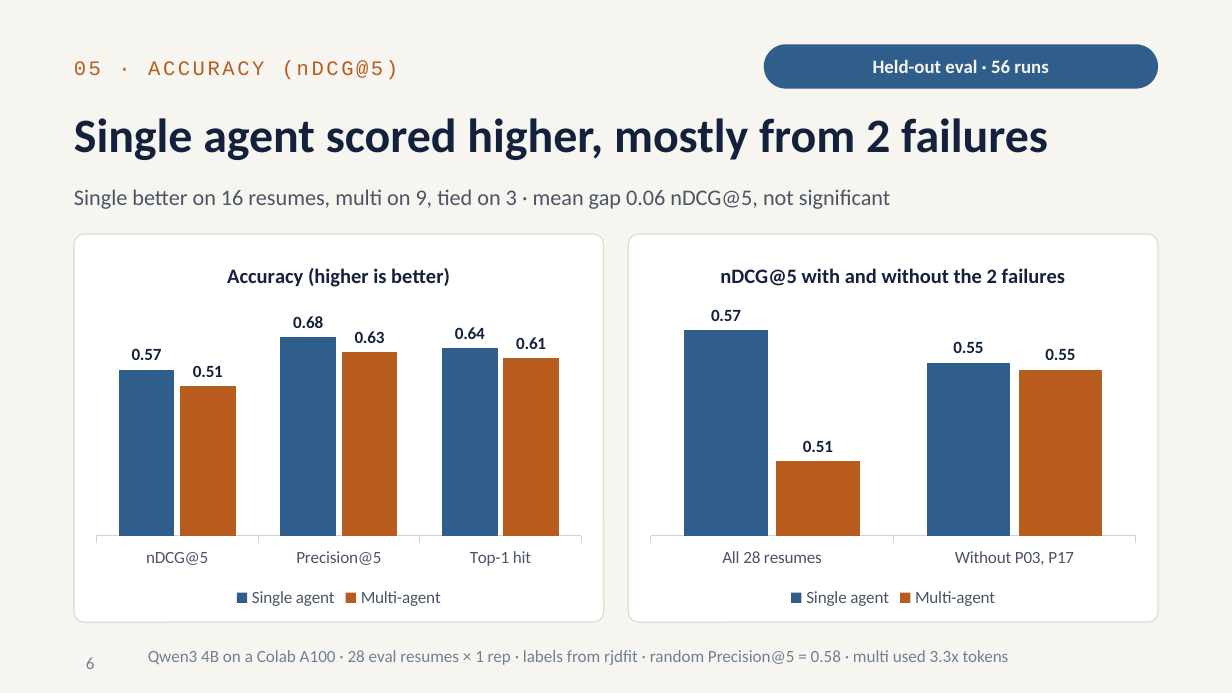
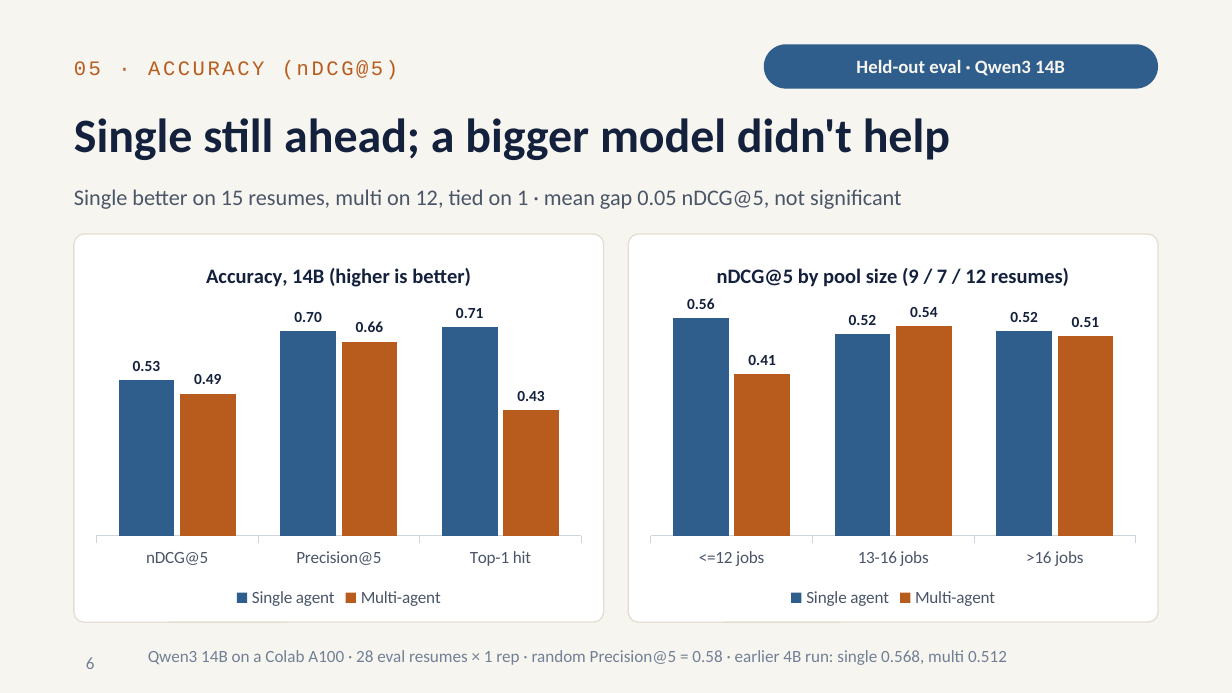
Before and after one commit to RitvikNeerattil/agentic_resume_matcher, a slide deck: slide 6 of progress_update_2026-10.pptx. Drawn at 1232x693 pixels with LibreOffice and Linux fonts; fonts in the diff are those of the drawing. Boxes give left, top, right and bottom in pixels: in the first picture for what was removed or moved away, otherwise in the second. Text is boxed around its words. In the diff, an @@ line names an element or a change of style, - is before the commit and + after.

Commit message:
Update README with evaluation results on rjdfit dataset; add new result summaries and manifest files for 4B and 14B models

```diff
--- a/progress_update_2026-10.pptx
+++ b/progress_update_2026-10.pptx
@@ text in rounded rectangle at bbox=[856, 60, 1065, 76]: text changed @@
-Held-out eval · 56 runs
+Held-out eval · Qwen3 14B
@@ title at bbox=[74, 118, 950, 160]: text changed @@
-Single agent scored higher, mostly from 2 failures
+Single still ahead; a bigger model didn't help
@@ text at bbox=[74, 189, 901, 209]: text changed @@
-Single better on 16 resumes, multi on 9, tied on 3 · mean gap 0.06 nDCG@5, not significant
+Single better on 15 resumes, multi on 12, tied on 1 · mean gap 0.05 nDCG@5, not significant
@@ column chart at bbox=[86, 244, 591, 612] @@
@@ title "Accuracy (higher is better)" to "Accuracy, 14B (higher is better)" @@
@@ Single agent, nDCG@5: 0.57 to 0.53 @@
@@ Single agent, Precision@5: 0.68 to 0.7 @@
@@ Single agent, Top-1 hit: 0.64 to 0.71 @@
@@ data labels of Single agent changed @@
@@ Multi-agent, nDCG@5: 0.51 to 0.49 @@
@@ Multi-agent, Precision@5: 0.63 to 0.66 @@
@@ Multi-agent, Top-1 hit: 0.61 to 0.43 @@
@@ data labels of Multi-agent changed @@
@@ column chart at bbox=[641, 244, 1146, 612] @@
@@ title "nDCG@5 with and without the 2 failures" to "nDCG@5 by pool size (9 / 7 / 12 resumes)" @@
-categories: All 28 resumes, Without P03, P17
+categories: <=12 jobs, 13-16 jobs, >16 jobs
-Single agent: 0.57, 0.55
+Single agent: 0.56, 0.52, 0.52
@@ data labels of Single agent changed @@
-Multi-agent: 0.51, 0.55
+Multi-agent: 0.41, 0.54, 0.51
@@ data labels of Multi-agent changed @@
@@ text at bbox=[148, 650, 1007, 665]: text changed @@
-Qwen3 4B on a Colab A100 · 28 eval resumes × 1 rep · labels from rjdfit · random Precision@5 = 0.58 · multi used 3.3x tokens
+Qwen3 14B on a Colab A100 · 28 eval resumes × 1 rep · random Precision@5 = 0.58 · earlier 4B run: single 0.568, multi 0.512
```
Also in this commit, not shown: 6 other slides changed, 8 other files.
